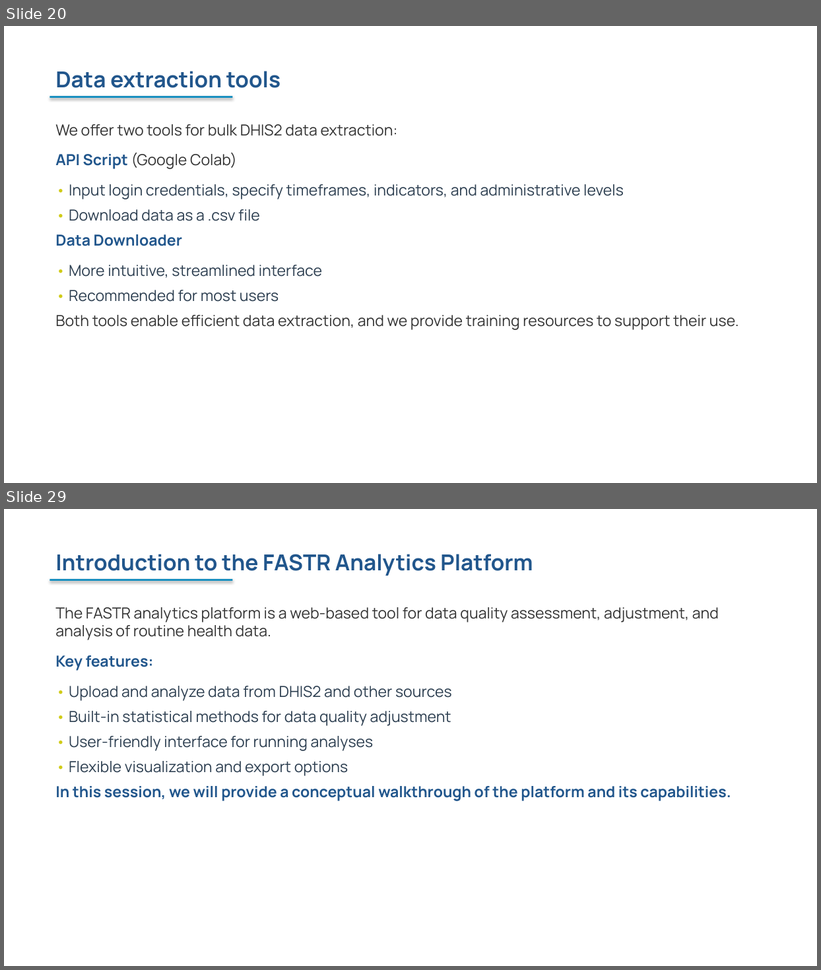
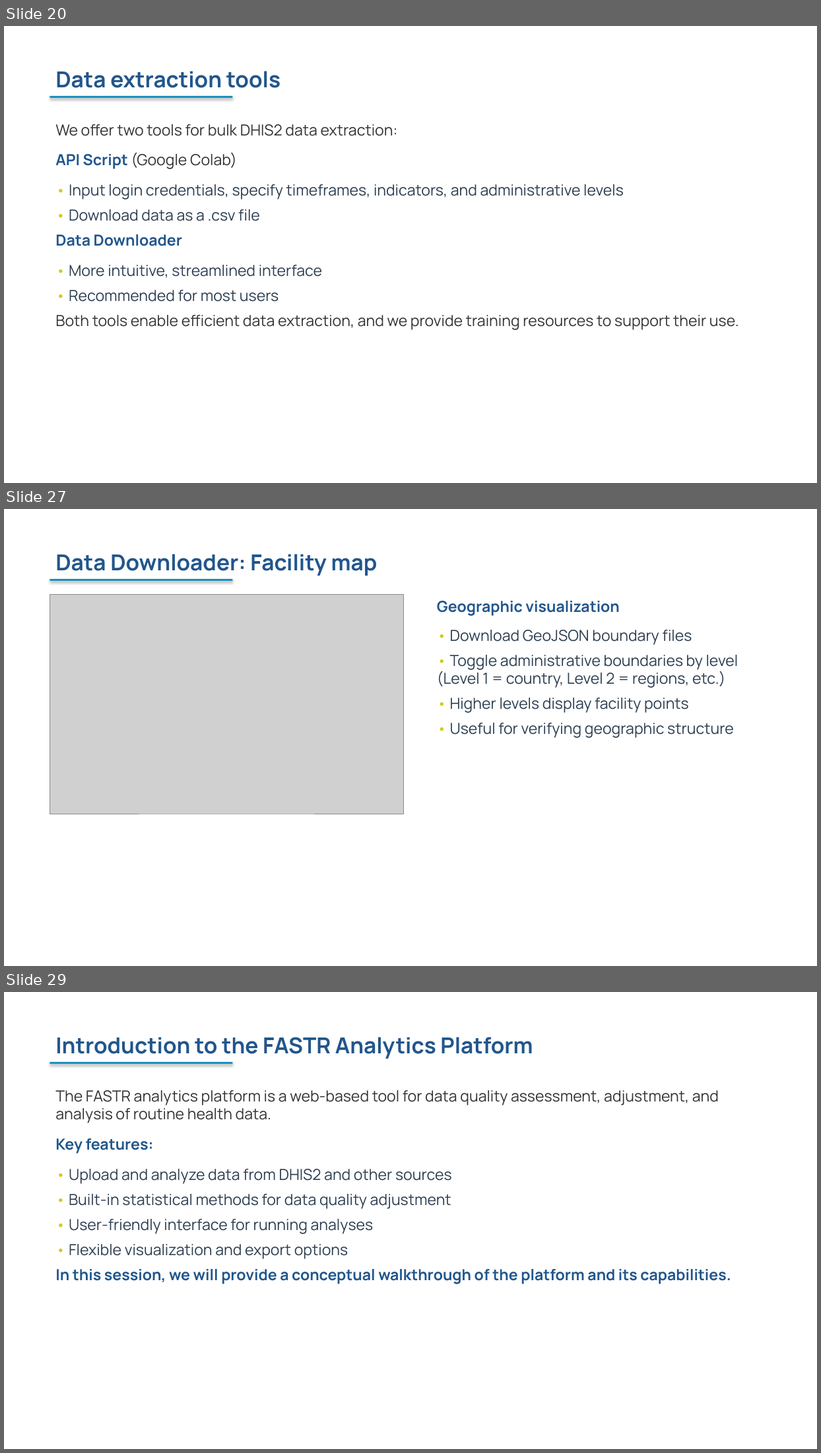
Before and after one commit to FASTR-Analytics/fastr-resource-hub, a slide deck: outputs/2026-zambia_deck.pptx. Shown one above the other, each under a label of ours: slides 20 and 29 before the commit, slides 20, 27 and 29 after it; the slides between them are not shown. The pictures are 821x970 and 821x1453 pixels, drawn with LibreOffice and Linux fonts; fonts in the diff are those of the drawing; grey boxes stand for pictures. Boxes give left, top, right and bottom in pixels: in the first picture for what was removed or moved away, otherwise in the second. Text is boxed around its words. In the diff, an @@ line names an element or a change of style, - is before the commit and + after.

```diff
--- a/outputs/2026-zambia_deck.pptx
+++ b/outputs/2026-zambia_deck.pptx
@@ slide 27 added at <box>4,509,817,966</box>, background #FFFFFF @@
@@ text added at <box>55,554,378,576</box>, 26 pt, text #21568C, bold @@
+Data Downloader: Facility map
@@ rectangle added at <box>50,579,233,581</box>, fill #1A90C0 @@
@@ picture added at <box>50,594,403,814</box> @@
@@ text added at <box>437,601,739,738</box>, 18 pt, text #2C3E50 @@
+Geographic visualization
+• Download GeoJSON boundary files
+• Toggle administrative boundaries by level (Level 1 = country, Level 2 = regions, etc.)
+• Higher levels display facility points
+• Useful for verifying geographic structure
```
Also in this commit, not shown: 35 slides changed, 1 slide removed, 38 other files.
